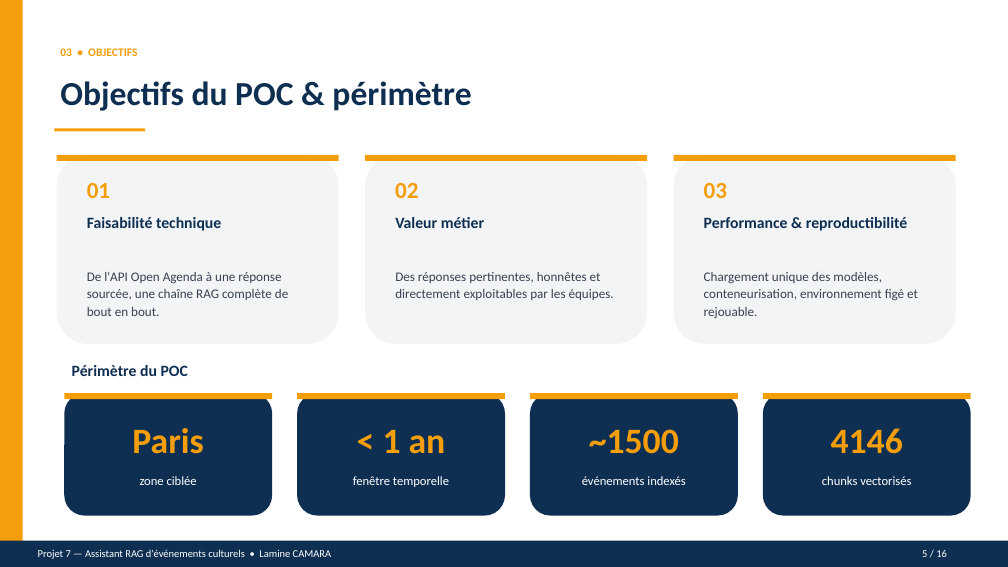
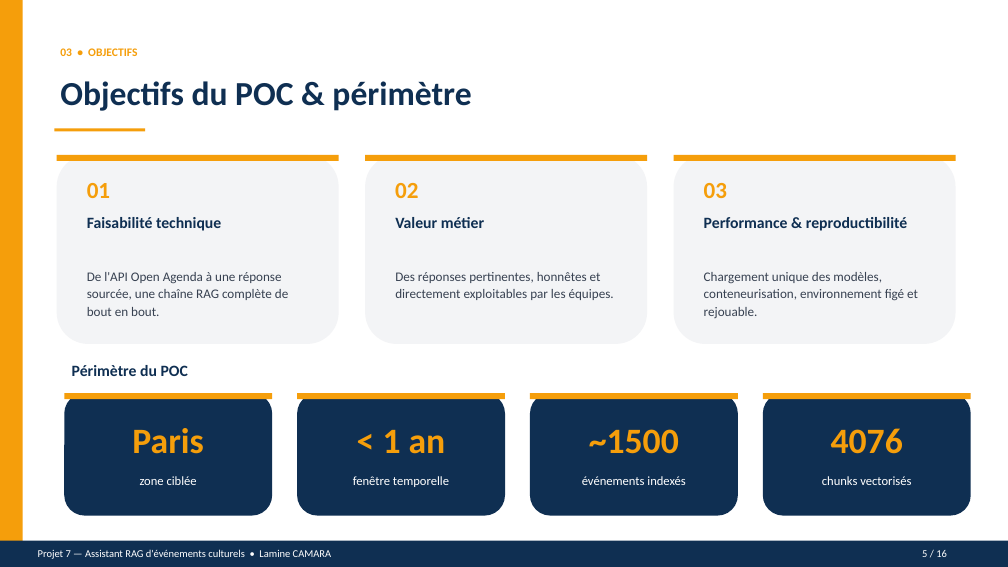
Before and after one commit to Formation-AI-Engineer/concevez-et-deployez-un-systeme-rag, a slide deck: slide 5 of docs/presentation.pptx. Drawn at 1008x567 pixels with LibreOffice and Linux fonts; fonts in the diff are those of the drawing. Boxes give left, top, right and bottom in pixels: in the first picture for what was removed or moved away, otherwise in the second. Text is boxed around its words. In the diff, an @@ line names an element or a change of style, - is before the commit and + after.

```diff
--- a/docs/presentation.pptx
+++ b/docs/presentation.pptx
@@ text at (x1=831, y1=428, x2=903, y2=454): text changed @@
-4146
+4076
```
Also in this commit, not shown: 3 other slides changed, 12 other files.
